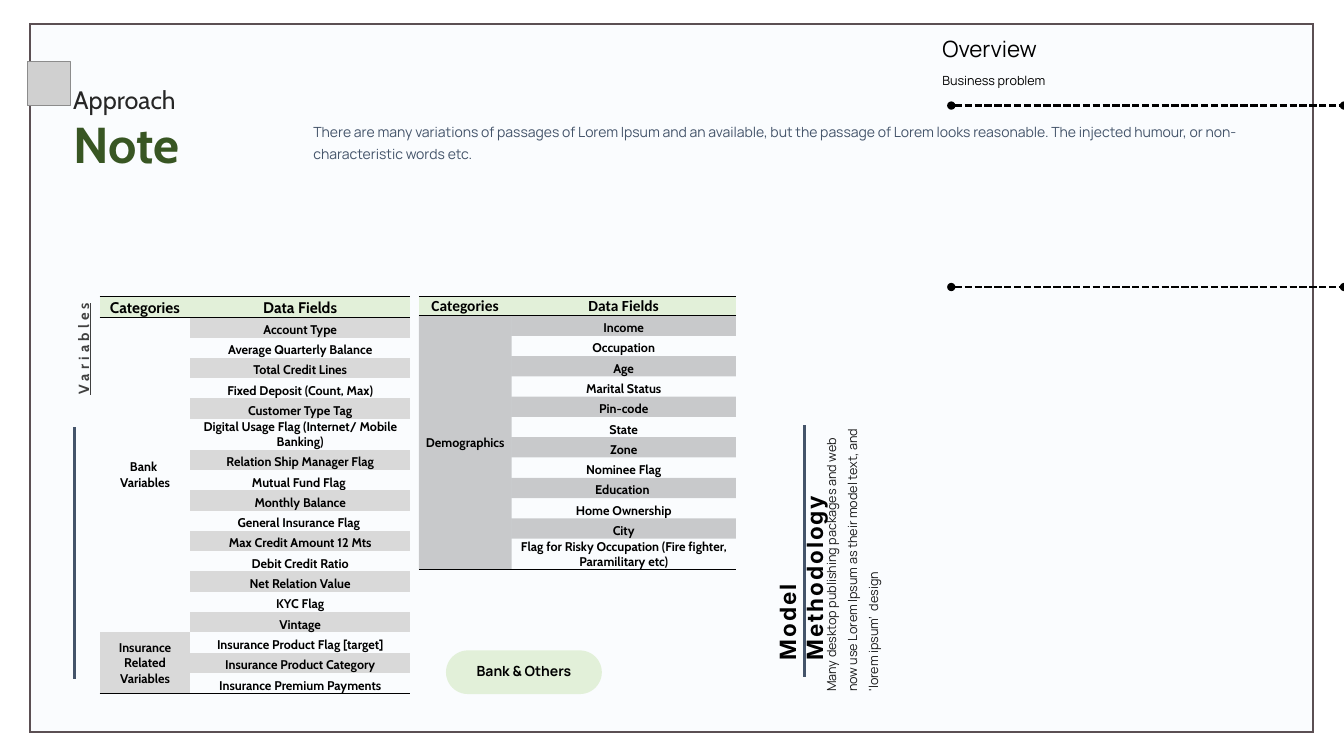
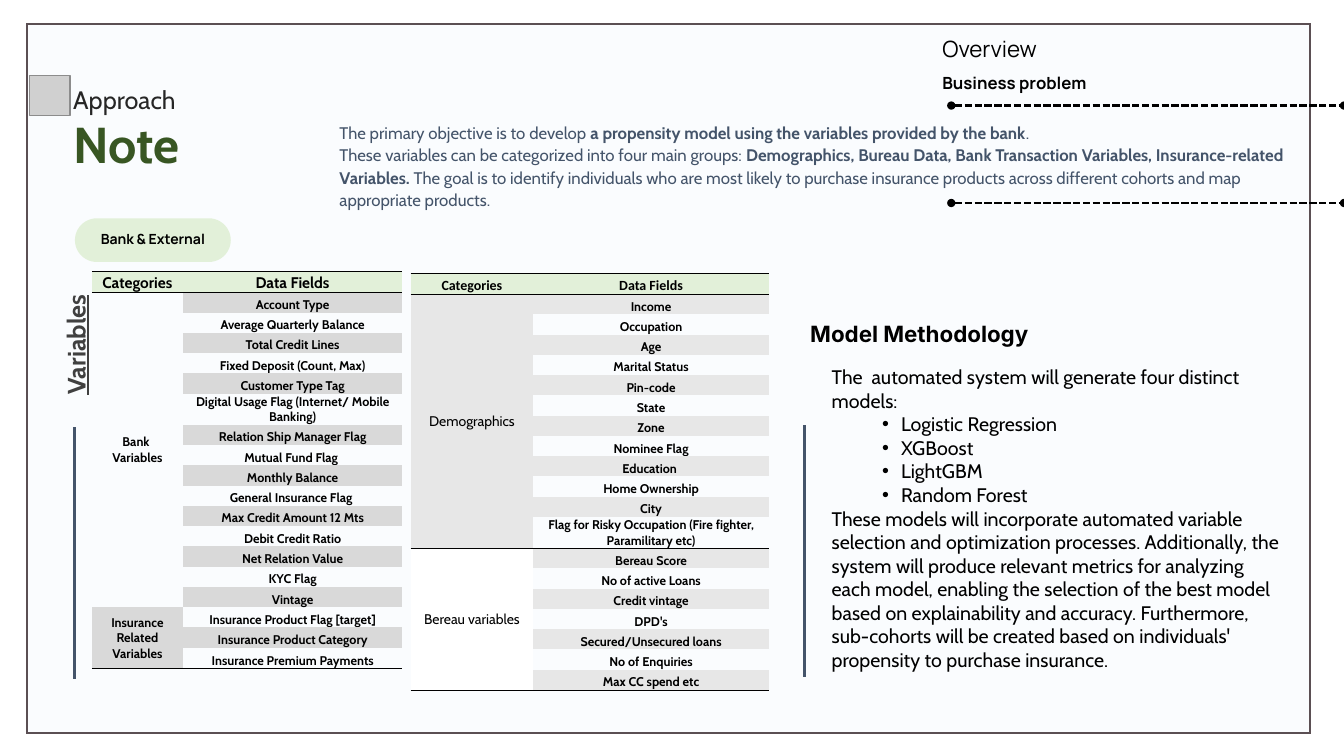
Before and after one commit to DwaipayanDutta/SAS_Data_model-Sample, a slide deck: slide 3 of Presentation/Model_Presentation - Copy.pptx. Drawn at 1344x756 pixels with LibreOffice and Linux fonts; fonts in the diff are those of the drawing; grey boxes stand for pictures. Boxes give left, top, right and bottom in pixels: in the first picture for what was removed or moved away, otherwise in the second. Text is boxed around its words. In the diff, an @@ line names an element or a change of style, - is before the commit and + after.

```diff
--- a/Presentation/Model_Presentation - Copy.pptx
+++ b/Presentation/Model_Presentation - Copy.pptx
@@ picture: place and size @@
-picture at bbox=[27, 62, 71, 105]
+picture at bbox=[30, 76, 71, 116]
@@ text "Business problem" at bbox=[942, 76, 1086, 93]: size 9 to 12 pt, bold on @@
@@ text at bbox=[339, 126, 1283, 210]: text changed; size 10 to 12 pt; font Manrope to Cabin @@
-There are many variations of passages of Lorem Ipsum and an available, but the passage of Lorem looks reasonable. The injected humour, or non-characteristic words etc.
+The primary objective is to develop a propensity model using the variables provided by the bank.
+These variables can be categorized into four main groups: Demographics, Bureau Data, Bank Transaction Variables, Insurance-related Variables. The goal is to identify individuals who are most likely to purchase insurance products across different cohorts and map appropriate products.
@@ double arrow moved from (952, 287) - (1344, 287) to (952, 203) - (1344, 203) @@
@@ text "Variables" at bbox=[61, 305, 92, 392]: size 10.5 to 18 pt, letter spacing 3 to 0 pt @@
@@ rounded rectangle: place and size @@
-rounded rectangle at bbox=[446, 650, 602, 694]
+rounded rectangle at bbox=[75, 219, 231, 262]
@@ text at bbox=[101, 233, 205, 245]: text changed @@
-Bank & Others
+Bank & External
@@ table: place and size @@
-table at bbox=[100, 296, 410, 697]
+table at bbox=[92, 271, 402, 672]
@@ table at bbox=[410, 274, 768, 693] @@
+row 14: Bereau variables | Bereau Score
+row 15:  | No of active Loans
+row 16:  | Credit vintage
+row 17:  | DPD's
+row 18:  | Secured/Unsecured loans
+row 19:  | No of Enquiries
+row 20:  | Max CC spend etc
@@ table: place and size @@
-table at bbox=[418, 296, 736, 573]
+table at bbox=[410, 274, 768, 693]
@@ text "Model Methodology": place and size @@
-text "Model Methodology" at bbox=[775, 512, 828, 658]
+text "Model Methodology" at bbox=[810, 325, 1028, 347]
@@ text "Model Methodology" at bbox=[810, 325, 1028, 347]: letter spacing 1.4 to 0 pt; rotation 270 to 0 degrees @@
@@ text "The automated system will generate ..." at bbox=[832, 369, 1279, 672]: rotation 270 to 0 degrees @@
@@ text at bbox=[832, 369, 1279, 672]: text changed; size 9 to 14 pt; font Manrope to Cabin; text colour #000000 at 90% opacity to #000000 @@
-Many desktop publishing packages and web
-now use Lorem Ipsum as their model text, and
-'lorem ipsum’ design
+The automated system will generate four distinct models:
+  • Logistic Regression
+  • XGBoost
+  • LightGBM
+  • Random Forest
+These models will incorporate automated variable selection and optimization processes. Additionally, the system will produce relevant metrics for analyzing each model, enabling the selection of the best model based on explainability and accuracy. Furthermore, sub-cohorts will be created based on individuals' propensity to purchase insurance.
```
Also in this commit, not shown: 1 slide added, 1 other file.
